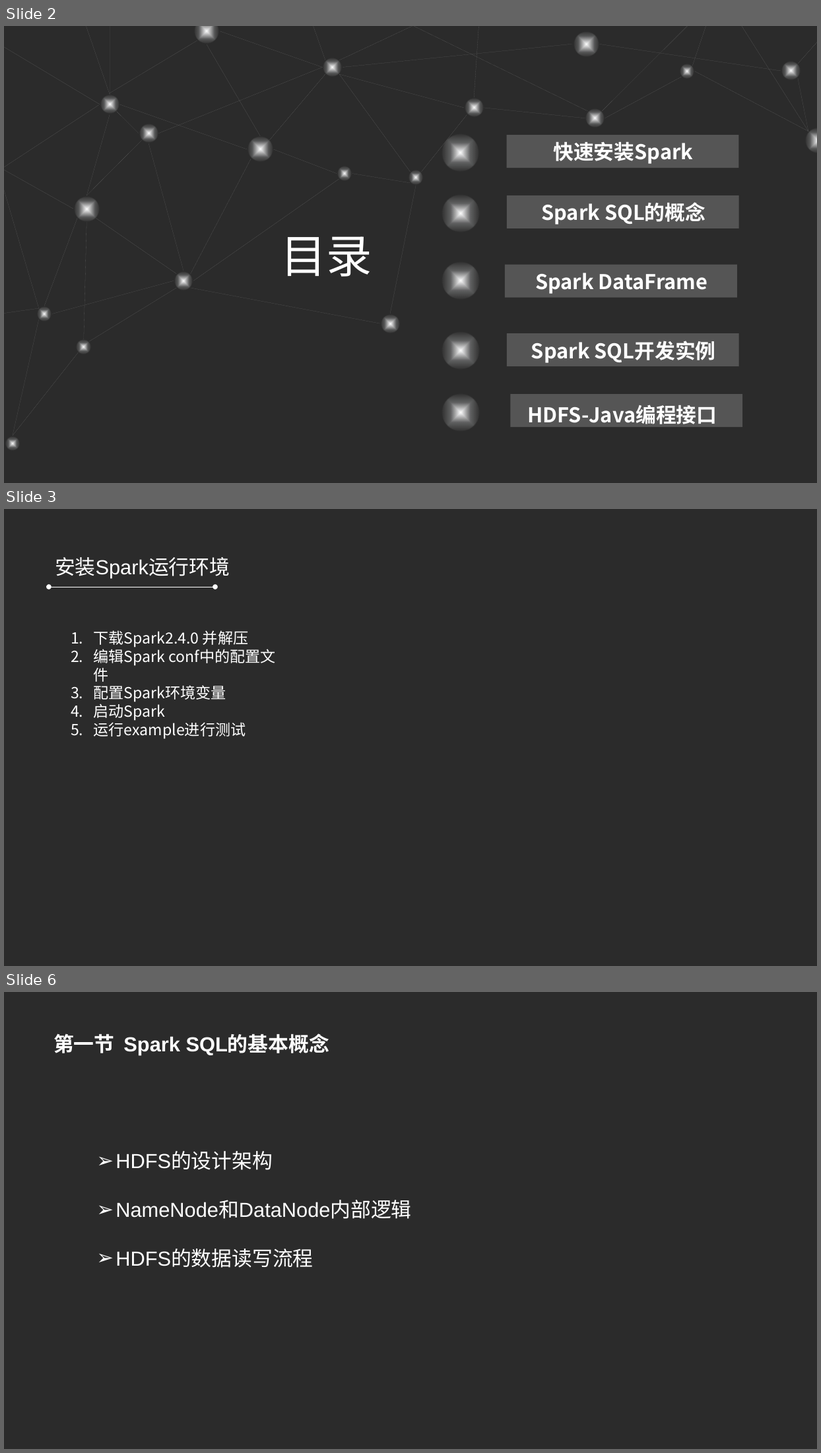
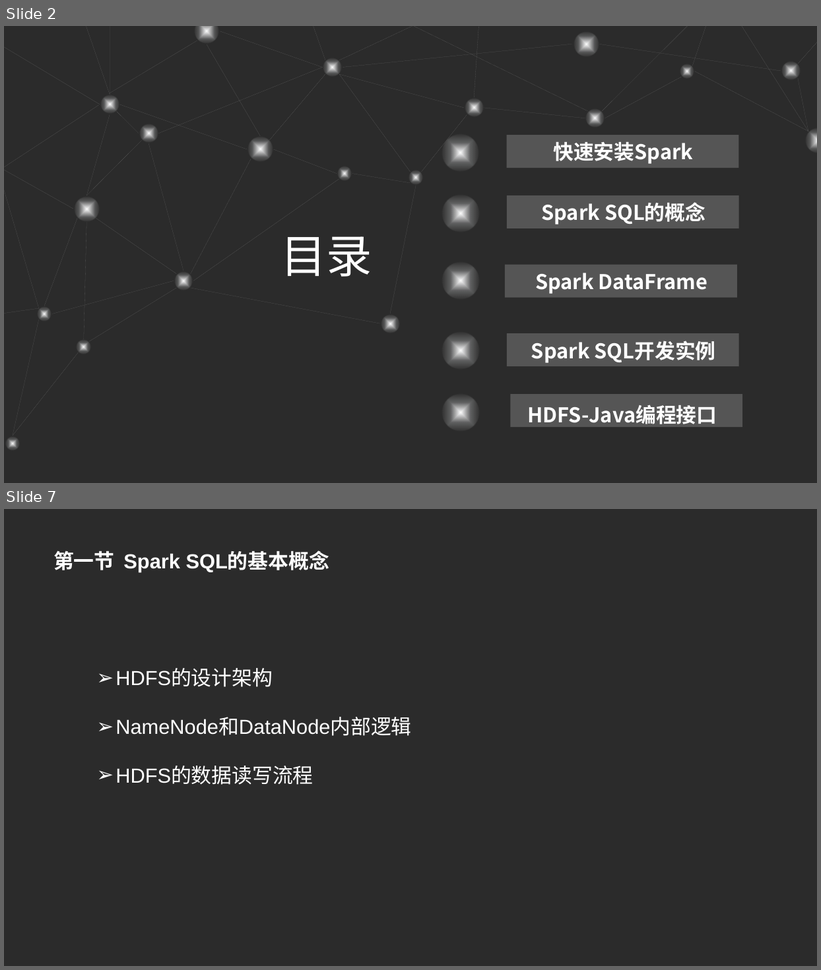
Before and after one commit to refuil/hadoopAction, a slide deck: 第五章 MapReduce高级程序设计.pptx. Shown one above the other, each under a label of ours: slides 2, 3 and 6 before the commit, slides 2 and 7 after it; the slides between them are not shown. The pictures are 821x1453 and 821x970 pixels, drawn with LibreOffice and Linux fonts; fonts in the diff are those of the drawing; background and template pictures are left out; a plain dark background stands for a picture behind light text. Boxes give left, top, right and bottom in pixels: in the first picture for what was removed or moved away, otherwise in the second. Text is boxed around its words. In the diff, an @@ line names an element or a change of style, - is before the commit and + after.

```diff
--- a/第五章 MapReduce高级程序设计.pptx
+++ b/第五章 MapReduce高级程序设计.pptx
@@ slide 3 removed at box(4, 509, 817, 966), background picture (left out) @@
@@ text removed at box(55, 557, 230, 579) @@
-安装Spark运行环境
@@ double arrow removed from (49, 587) to (215, 587) @@
@@ text removed at box(94, 630, 248, 739) @@
-1. 下载Spark2.4.0 并解压
-2. 编辑Spark conf中的配置文件
-3. 配置Spark环境变量
-4. 启动Spark
-5. 运行example进行测试
@@ what was slide 6 is now slide 7 @@
```
Also in this commit, not shown: 4 slides added, 2 other slides removed, 12 other files.
